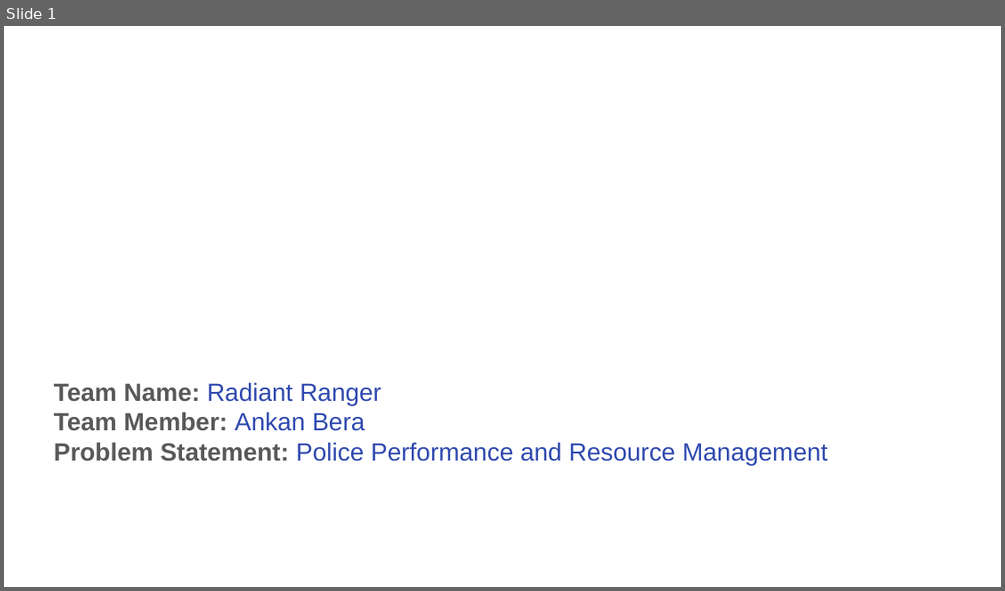
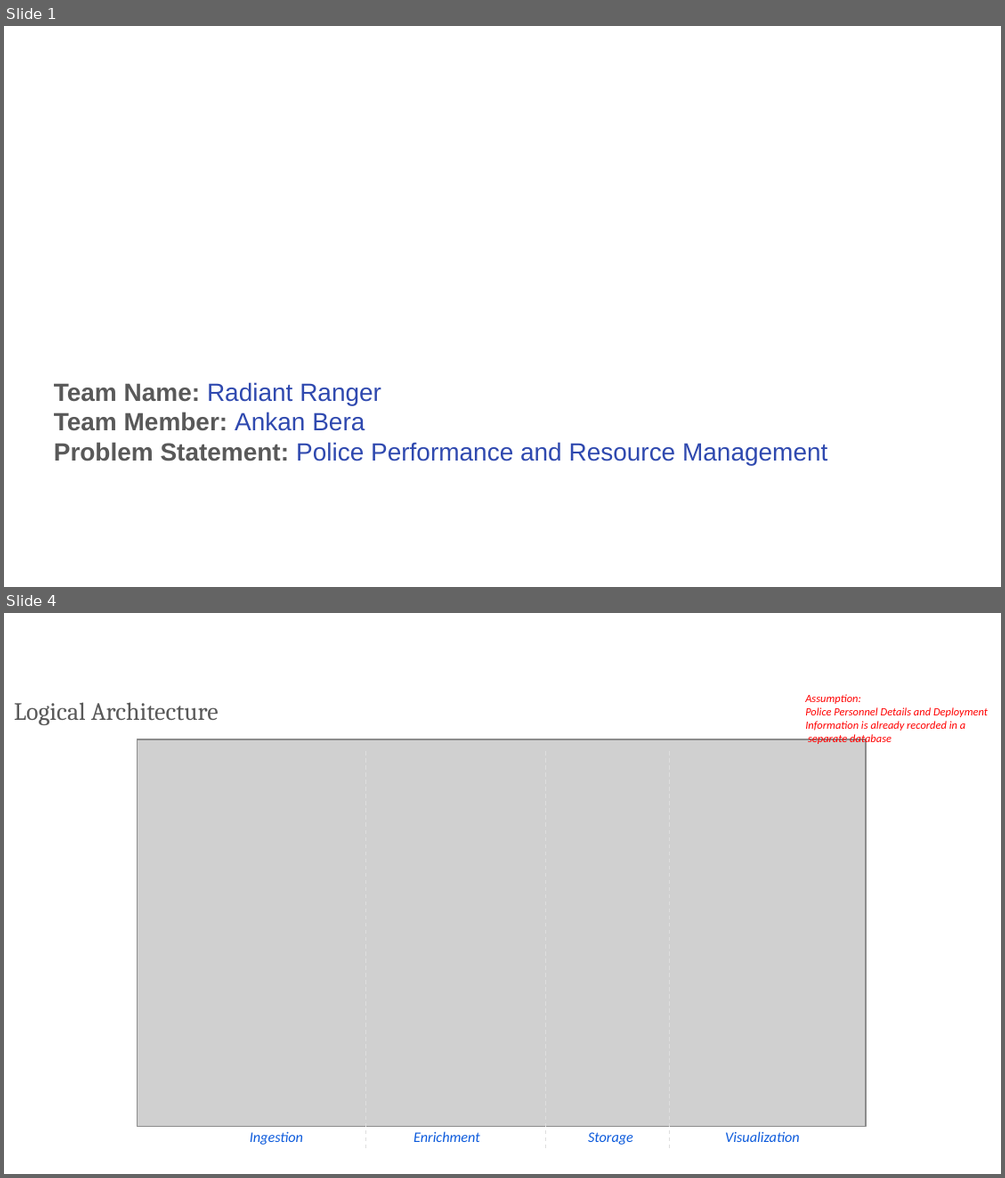
Before and after one commit to Ankan54/ksp-hackathon-radiant-ranger, a slide deck: radiant_ranger_ksp_datathon_prototype_round.pptx. Shown one above the other, each under a label of ours: slide 1 before the commit, slides 1 and 4 after it; the slides between them are not shown. The pictures are 1005x591 and 1005x1178 pixels, drawn with LibreOffice and Linux fonts; fonts in the diff are those of the drawing; grey boxes stand for pictures; background and template pictures are left out. Boxes give left, top, right and bottom in pixels: in the first picture for what was removed or moved away, otherwise in the second. Text is boxed around its words. In the diff, an @@ line names an element or a change of style, - is before the commit and + after.

```diff
--- a/radiant_ranger_ksp_datathon_prototype_round.pptx
+++ b/radiant_ranger_ksp_datathon_prototype_round.pptx
@@ slide 4 added at (4, 613, 1001, 1174), background picture (left out) @@
@@ text added at (14, 702, 218, 725), 18 pt, text #595959 @@
+Logical Architecture
@@ text added at (805, 694, 987, 745), 8 pt, text #FF0000, italic @@
+Assumption:
+Police Personnel Details and Deployment
+Information is already recorded in a
+separate database
@@ picture added at (138, 739, 866, 1127) @@
@@ line added from (366, 752) to (366, 1151), #DEDEDE 0.75 pt dashed @@
@@ line added from (545, 752) to (545, 1151), #DEDEDE 0.75 pt dashed @@
@@ line added from (669, 752) to (669, 1151), #DEDEDE 0.75 pt dashed @@
@@ text added at (250, 1131, 303, 1144), 10.5 pt, text #0D5BDC, italic @@
+Ingestion
@@ text added at (413, 1131, 480, 1142), 10.5 pt, text #0D5BDC, italic @@
+Enrichment
@@ text added at (588, 1132, 633, 1144), 10.5 pt, text #0D5BDC, italic @@
+Storage
@@ text added at (725, 1131, 799, 1142), 10.5 pt, text #0D5BDC, italic @@
+Visualization
```
Also in this commit, not shown: 1 slide changed, 3 other slides added, 3 slides removed, 3 other files.
